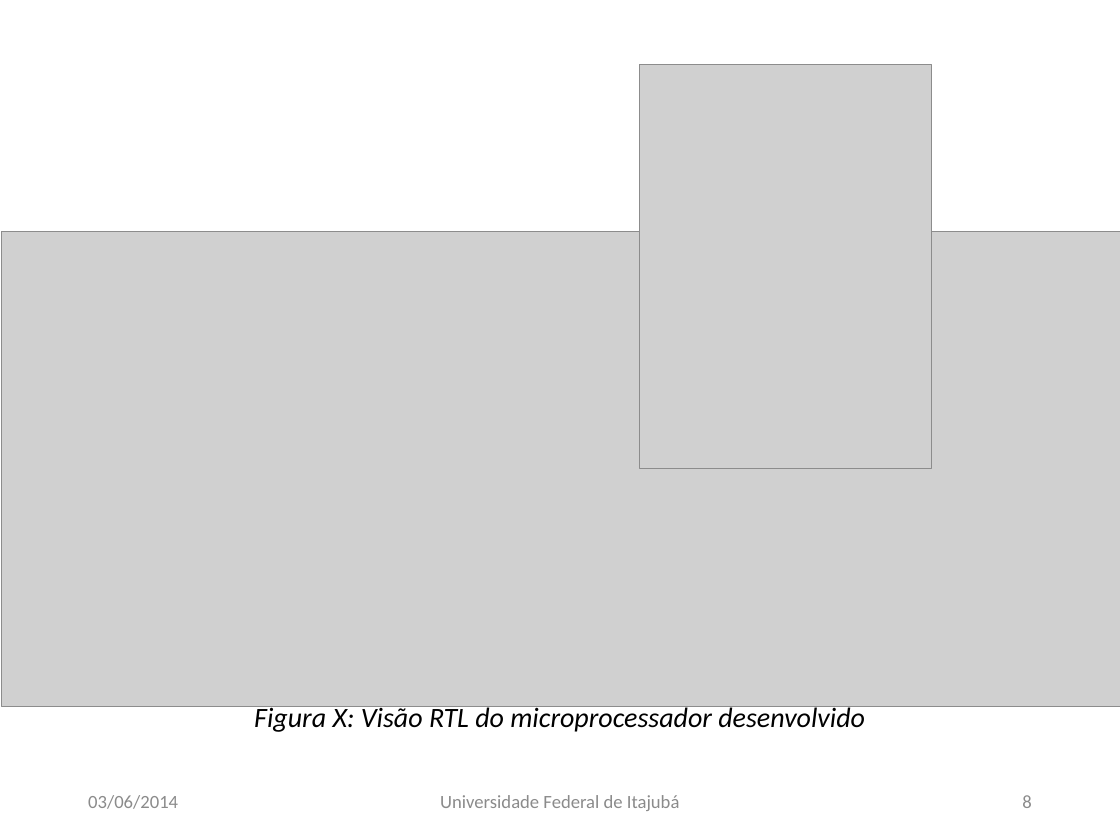
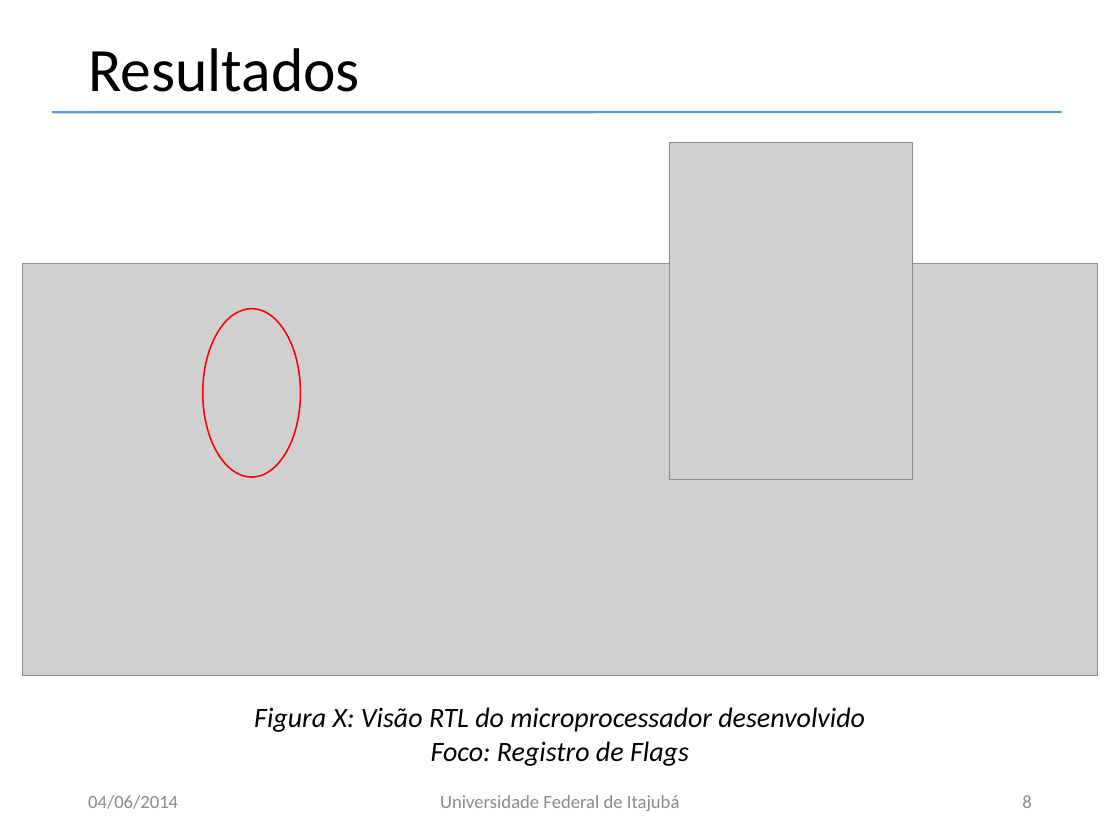
Before and after one commit to macaufreitas/micro-risc, a slide deck: slide 8 of Apresentacao/Apresentacao.pptx. Drawn at 1120x840 pixels with LibreOffice and Linux fonts; fonts in the diff are those of the drawing; grey boxes stand for pictures; background and template pictures are left out. Boxes give left, top, right and bottom in pixels: in the first picture for what was removed or moved away, otherwise in the second. Text is boxed around its words. In the diff, an @@ line names an element or a change of style, - is before the commit and + after.

```diff
--- a/Apresentacao/Apresentacao.pptx
+++ b/Apresentacao/Apresentacao.pptx
@@ title added at [88, 48, 360, 92], 39.6 pt, text #000000 @@
+Resultados
@@ line added from (53, 112) to (1062, 112), #5B9BD5 1.5 pt @@
@@ picture: place and size @@
-picture at [640, 65, 931, 469]
+picture at [670, 142, 913, 479]
@@ picture: place and size @@
-picture at [1, 232, 1120, 707]
+picture at [22, 263, 1098, 675]
@@ ellipse added at [203, 309, 300, 477], outline #FF0000 1 pt @@
@@ text at [431, 741, 689, 766]: paragraph added @@
+Foco: Registro de Flags
@@ text at [88, 795, 178, 809]: text changed @@
-03/06/2014
+04/06/2014
```
Also in this commit, not shown: 25 other slides changed.
